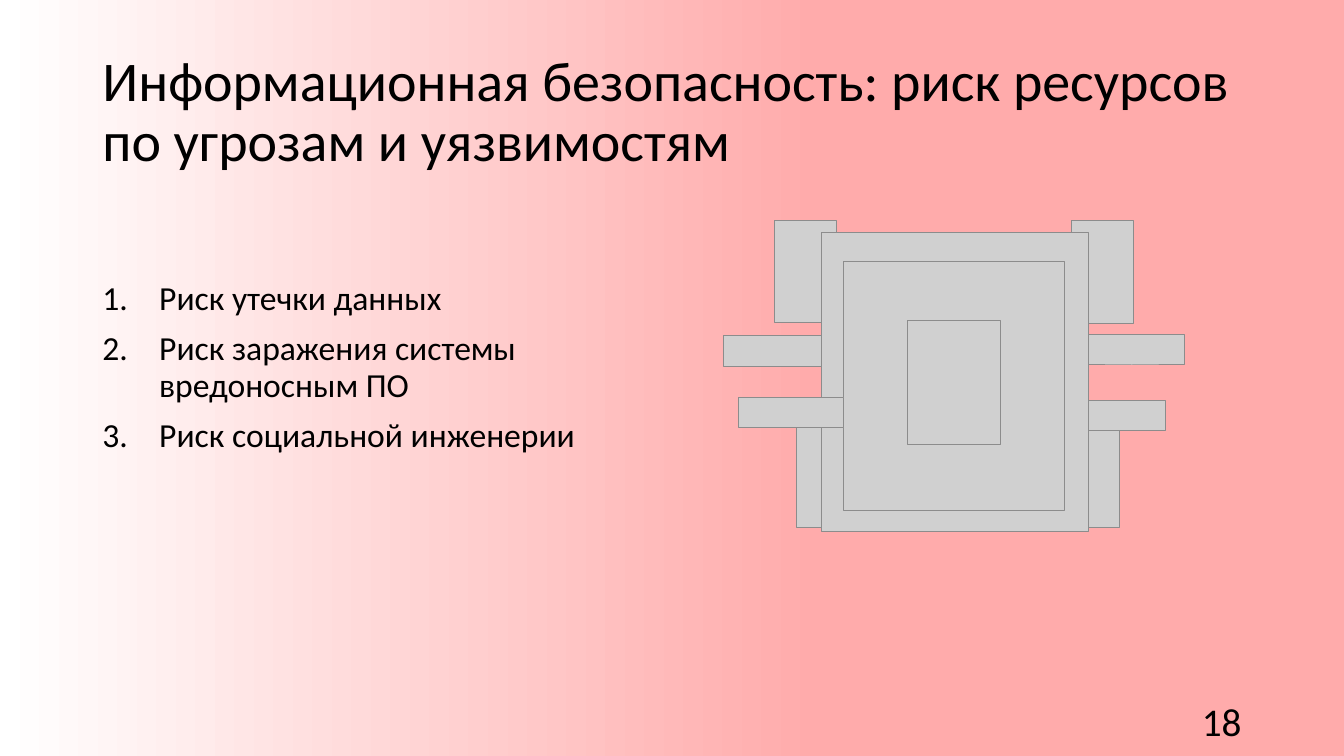
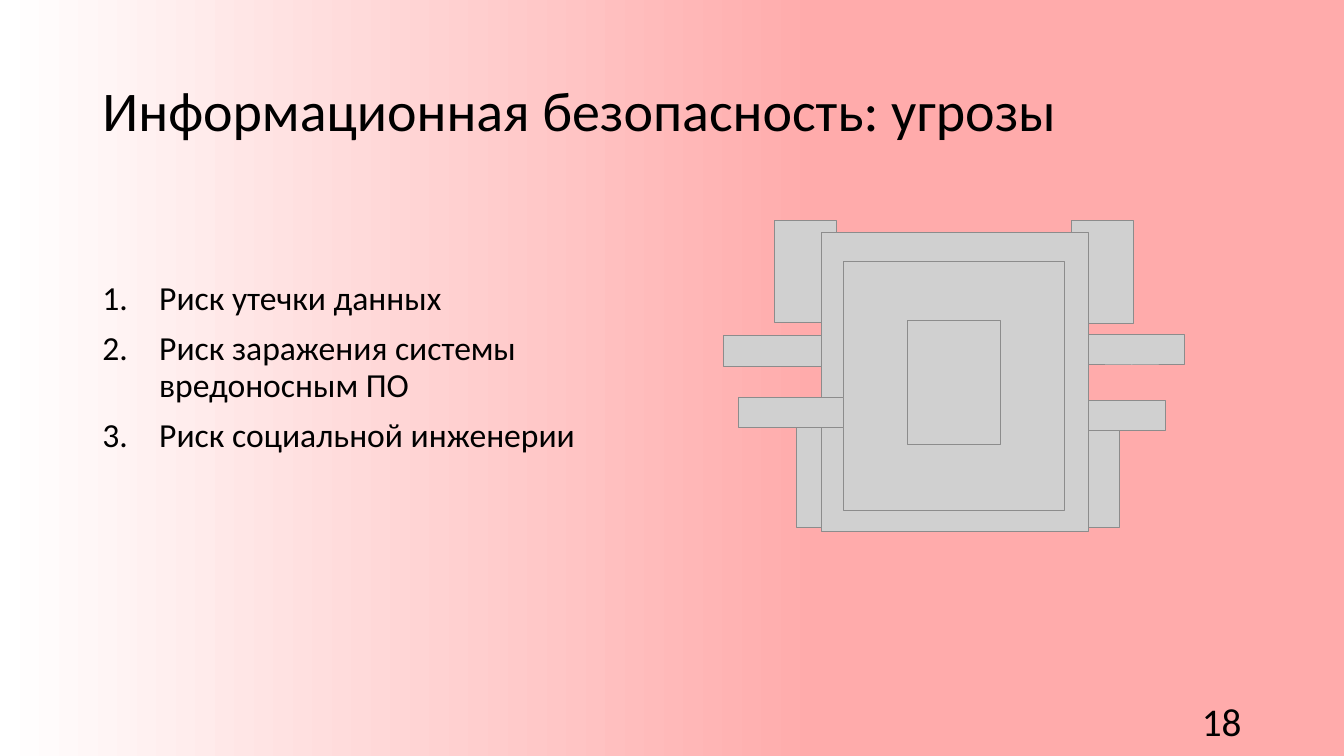
Before and after one commit to churakovra/graduateWork, a slide deck: slide 28 of product/vkr_pres.pptx (slide 27 before the commit). Drawn at 1344x756 pixels with LibreOffice and Linux fonts; fonts in the diff are those of the drawing; grey boxes stand for pictures; background and template pictures are left out. Boxes give left, top, right and bottom in pixels: in the first picture for what was removed or moved away, otherwise in the second. Text is boxed around its words. In the diff, an @@ line names an element or a change of style, - is before the commit and + after.

```diff
--- a/product/vkr_pres.pptx
+++ b/product/vkr_pres.pptx
@@ title at box(102, 93, 1055, 141): text changed @@
-Информационная безопасность: риск ресурсов по угрозам и уязвимостям
+Информационная безопасность: угрозы
```
Also in this commit, not shown: 8 other slides changed, 3 slides added, 1 slide removed, 8 other files.
